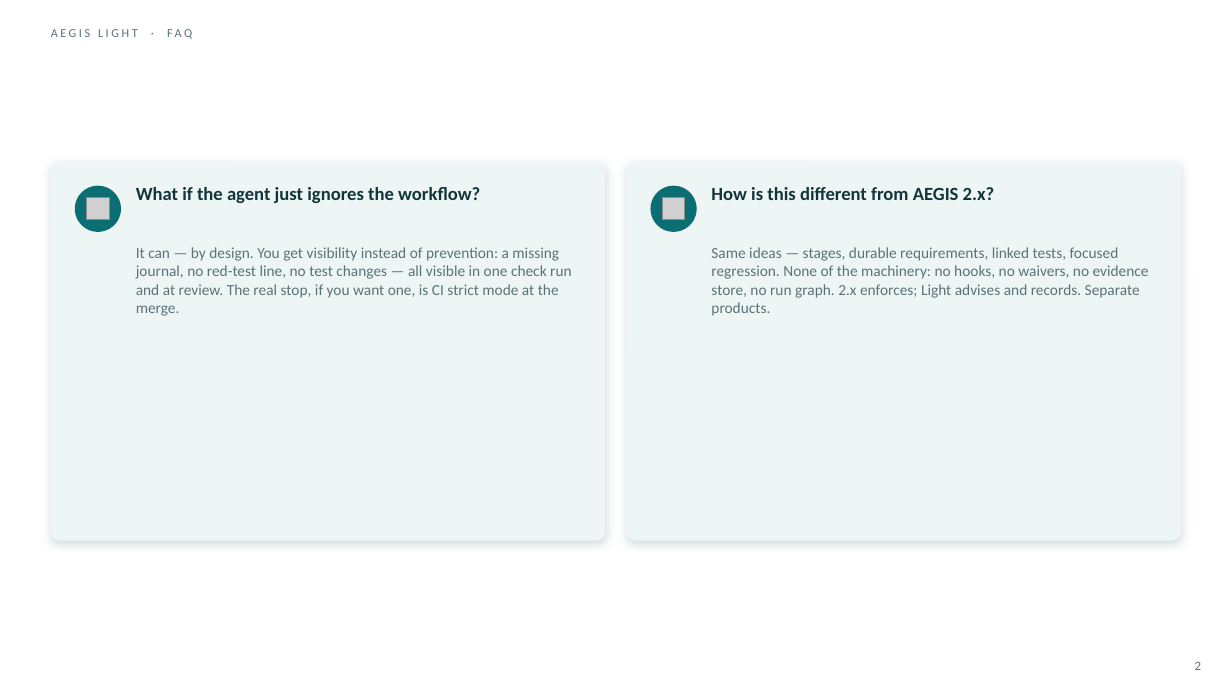
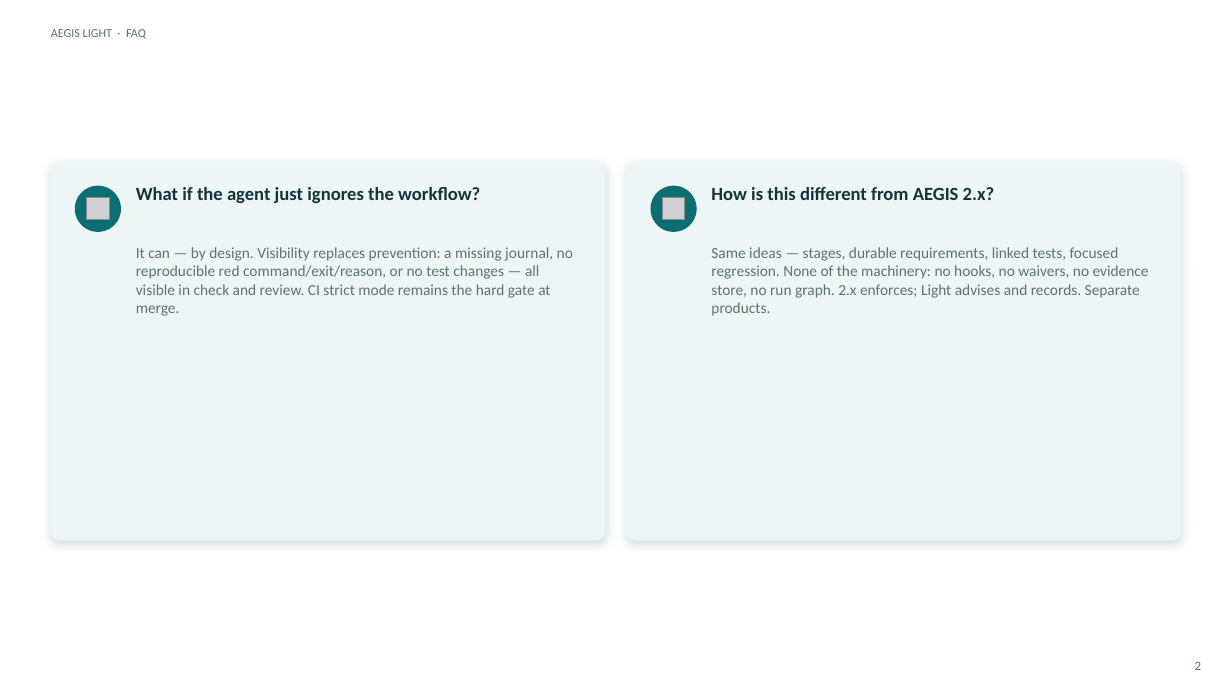
Before and after one commit to DDP-Engineering/Agentic_Engineering_Governance_Integrity_System, a slide deck: slide 2 of 06_SoftwareDocu/AEGIS-Light/07_FAQ.pptx. Drawn at 1232x693 pixels with LibreOffice and Linux fonts; fonts in the diff are those of the drawing; grey boxes stand for pictures. Boxes give left, top, right and bottom in pixels: in the first picture for what was removed or moved away, otherwise in the second. Text is boxed around its words. In the diff, an @@ line names an element or a change of style, - is before the commit and + after.

Commit message:
feat(aegis-light): add validate stage and reproducible red evidence
- record exact red test commands, non-zero exits, and expected failure reasons
- split candidate validation from publish-only delivery without a delivery zone
- update plans, tests, guides, and presentation companions for 0.3.0
- deploy the AEGIS Light 0.3.0 payload into this repository

```diff
--- a/06_SoftwareDocu/AEGIS-Light/07_FAQ.pptx
+++ b/06_SoftwareDocu/AEGIS-Light/07_FAQ.pptx
@@ text "AEGIS LIGHT · FAQ" at [51,29,146,39]: letter spacing 2 to 0 pt @@
@@ text at [136,247,573,316]: text changed @@
-It can — by design. You get visibility instead of prevention: a missing journal, no red-test line, no test changes — all visible in one check run and at review. The real stop, if you want one, is CI strict mode at the merge.
+It can — by design. Visibility replaces prevention: a missing journal, no reproducible red command/exit/reason, or no test changes — all visible in check and review. CI strict mode remains the hard gate at merge.
```
Also in this commit, not shown: 7 other slides changed, 49 other files.
